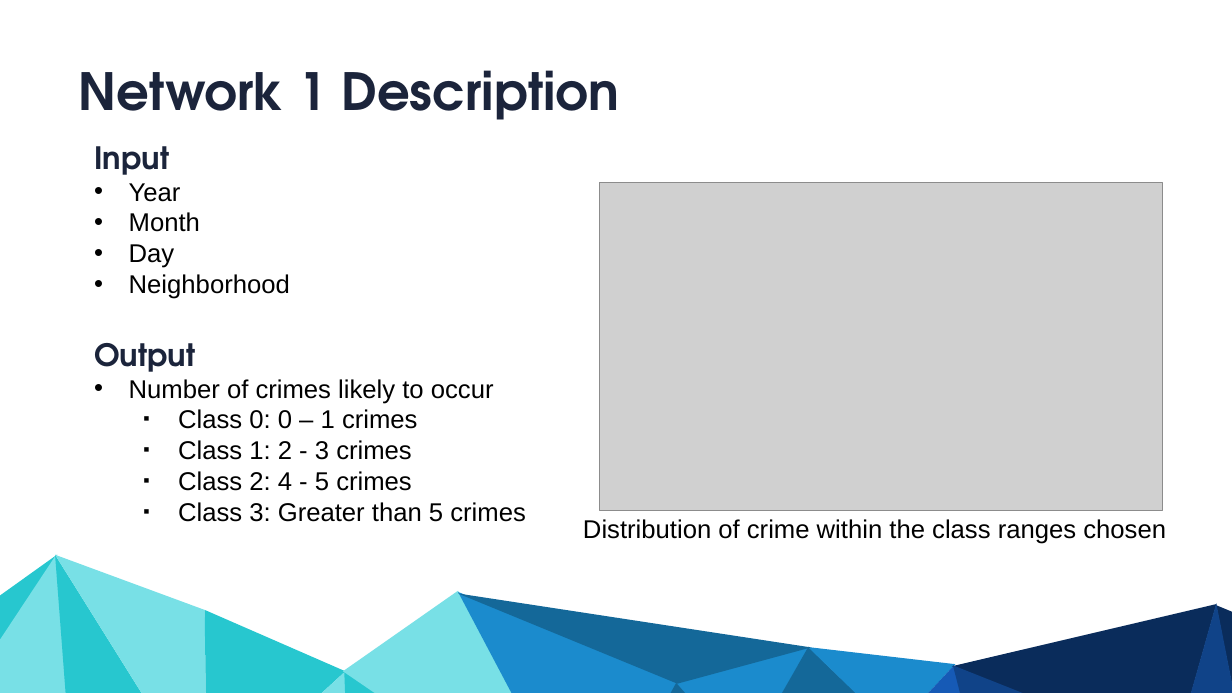
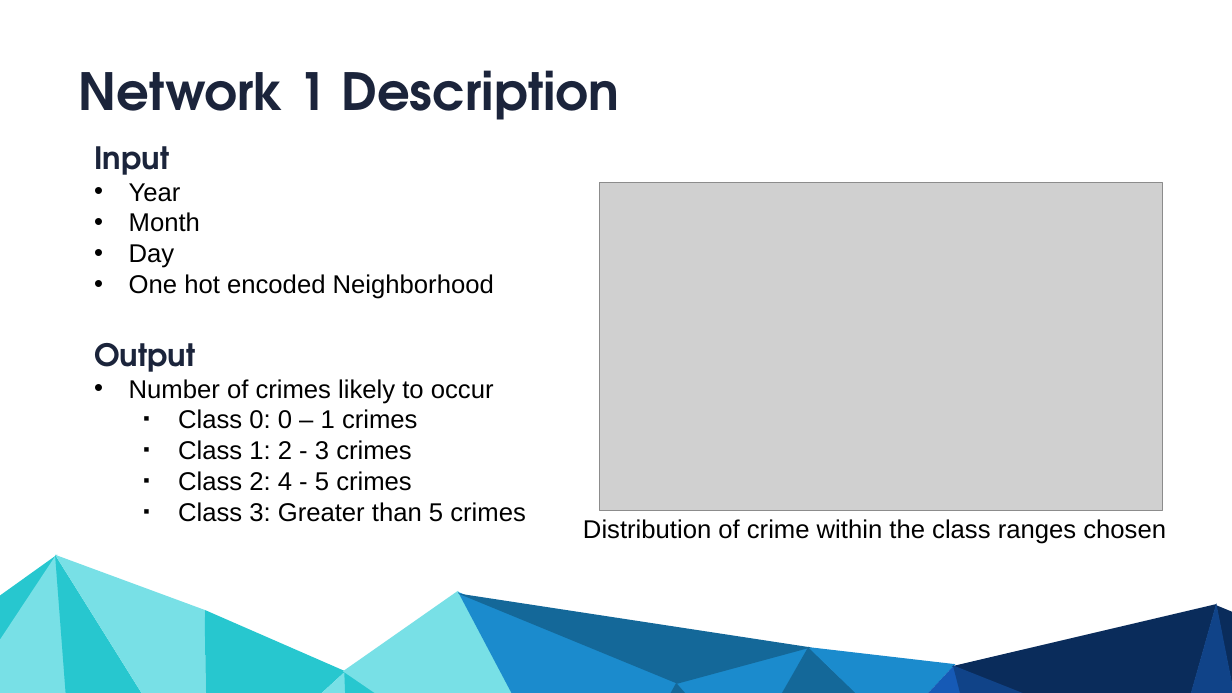
Before and after one commit to NasirKhalid24/Vancouver-Crime-Prediction, a slide deck: slide 9 of Final Presentation.pptx. Drawn at 1232x693 pixels with LibreOffice and Linux fonts; fonts in the diff are those of the drawing; grey boxes stand for pictures. Boxes give left, top, right and bottom in pixels: in the first picture for what was removed or moved away, otherwise in the second. Text is boxed around its words. In the diff, an @@ line names an element or a change of style, - is before the commit and + after.

Commit message:
✅ Final Presentation Slides

```diff
--- a/Final Presentation.pptx
+++ b/Final Presentation.pptx
@@ text at box(129, 274, 494, 299): text changed @@
-• Neighborhood
+• One hot encoded Neighborhood
```
Also in this commit, not shown: 1 other slide changed.
